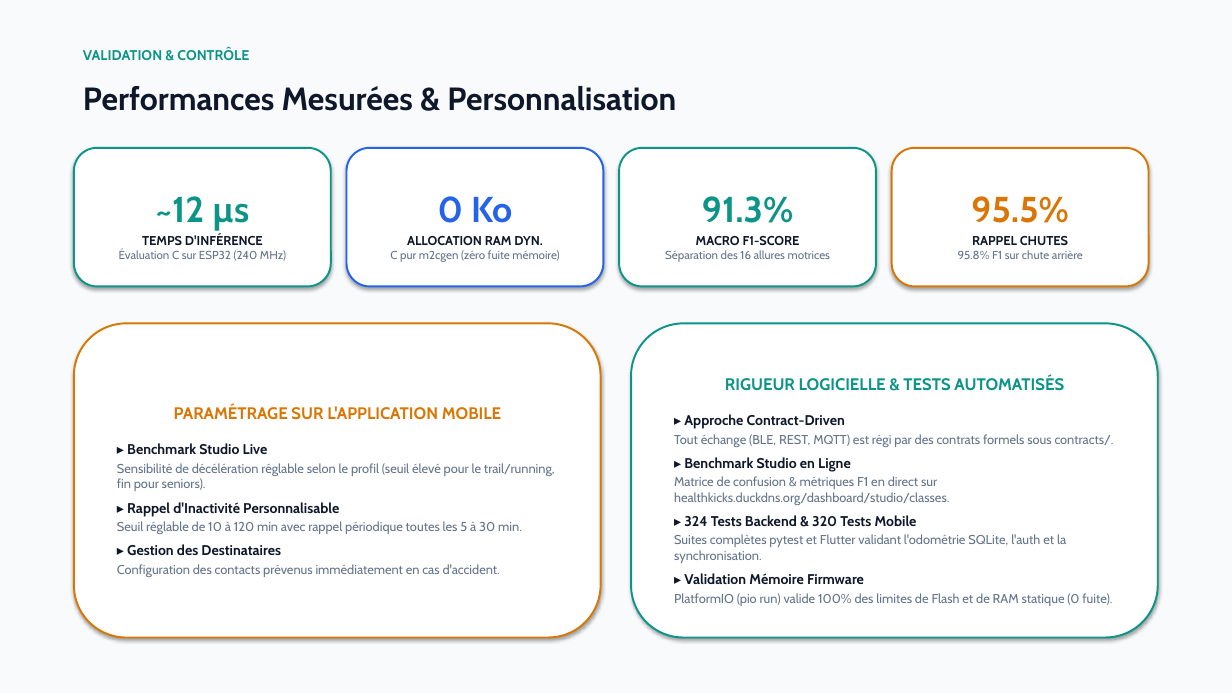
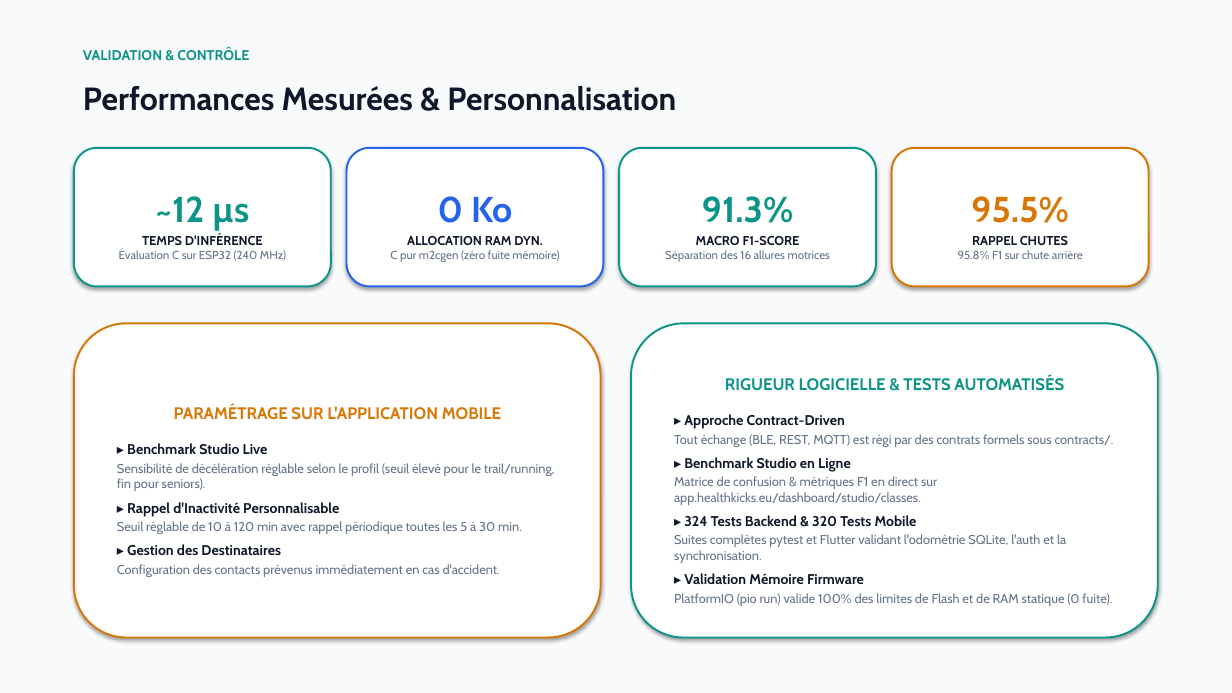
Before and after one commit to daverck/health-kicks-ecosystem, a slide deck: slide 8 of docs/presentation/presentation_healthkicks.pptx. Drawn at 1232x693 pixels with LibreOffice and Linux fonts; fonts in the diff are those of the drawing. Boxes give left, top, right and bottom in pixels: in the first picture for what was removed or moved away, otherwise in the second. Text is boxed around its words. In the diff, an @@ line names an element or a change of style, - is before the commit and + after.

```diff
--- a/docs/presentation/presentation_healthkicks.pptx
+++ b/docs/presentation/presentation_healthkicks.pptx
@@ text in rounded rectangle at [674,476,937,505]: text changed @@
-Matrice de confusion & métriques F1 en direct sur healthkicks.duckdns.org/dashboard/studio/classes.
+Matrice de confusion & métriques F1 en direct sur app.healthkicks.eu/dashboard/studio/classes.
```
Also in this commit, not shown: 1 other slide changed, 9 other files.
